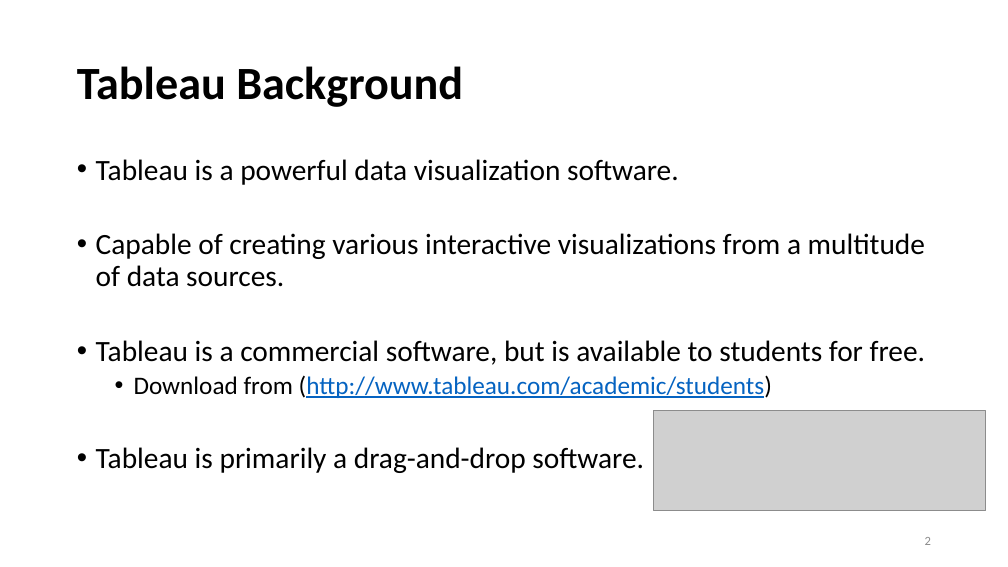
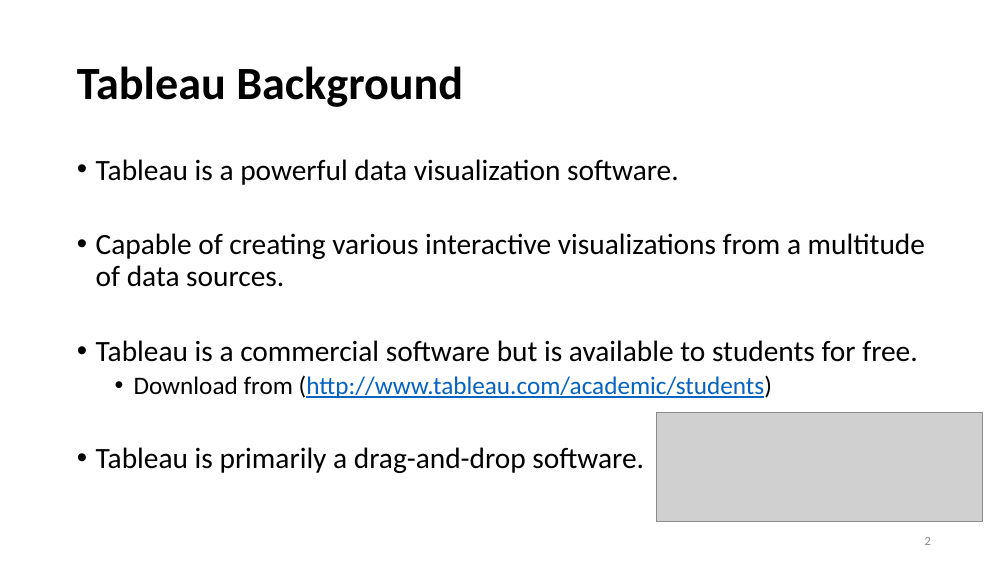
Before and after one commit to ailab-ua/courses, a slide deck: slide 2 of resources/tableau_overview_and_example_ss_hz_updated.pptx. Drawn at 1008x567 pixels with LibreOffice and Linux fonts; fonts in the diff are those of the drawing; grey boxes stand for pictures. Boxes give left, top, right and bottom in pixels: in the first picture for what was removed or moved away, otherwise in the second. Text is boxed around its words. In the diff, an @@ line names an element or a change of style, - is before the commit and + after.

Commit message:
Tableau updates.

```diff
--- a/resources/tableau_overview_and_example_ss_hz_updated.pptx
+++ b/resources/tableau_overview_and_example_ss_hz_updated.pptx
@@ text at (x1=96, y1=340, x2=917, y2=362): text changed @@
-• Tableau is a commercial software, but is available to students for free.
+• Tableau is a commercial software but is available to students for free.
@@ picture resized from (x1=653, y1=411, x2=986, y2=510) to (x1=656, y1=412, x2=982, y2=522) @@
```
Also in this commit, not shown: 4 other slides changed, 1 other file.
